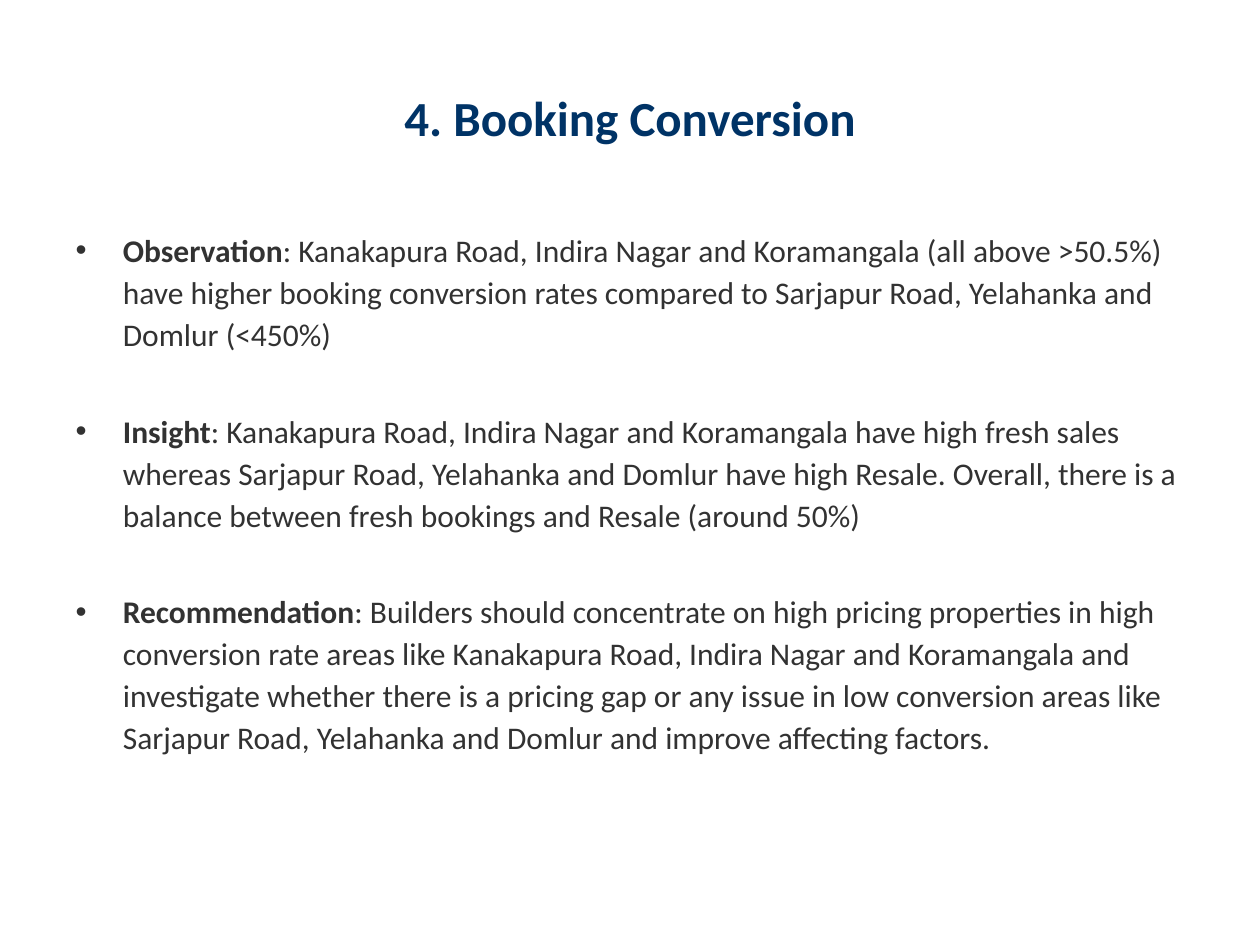
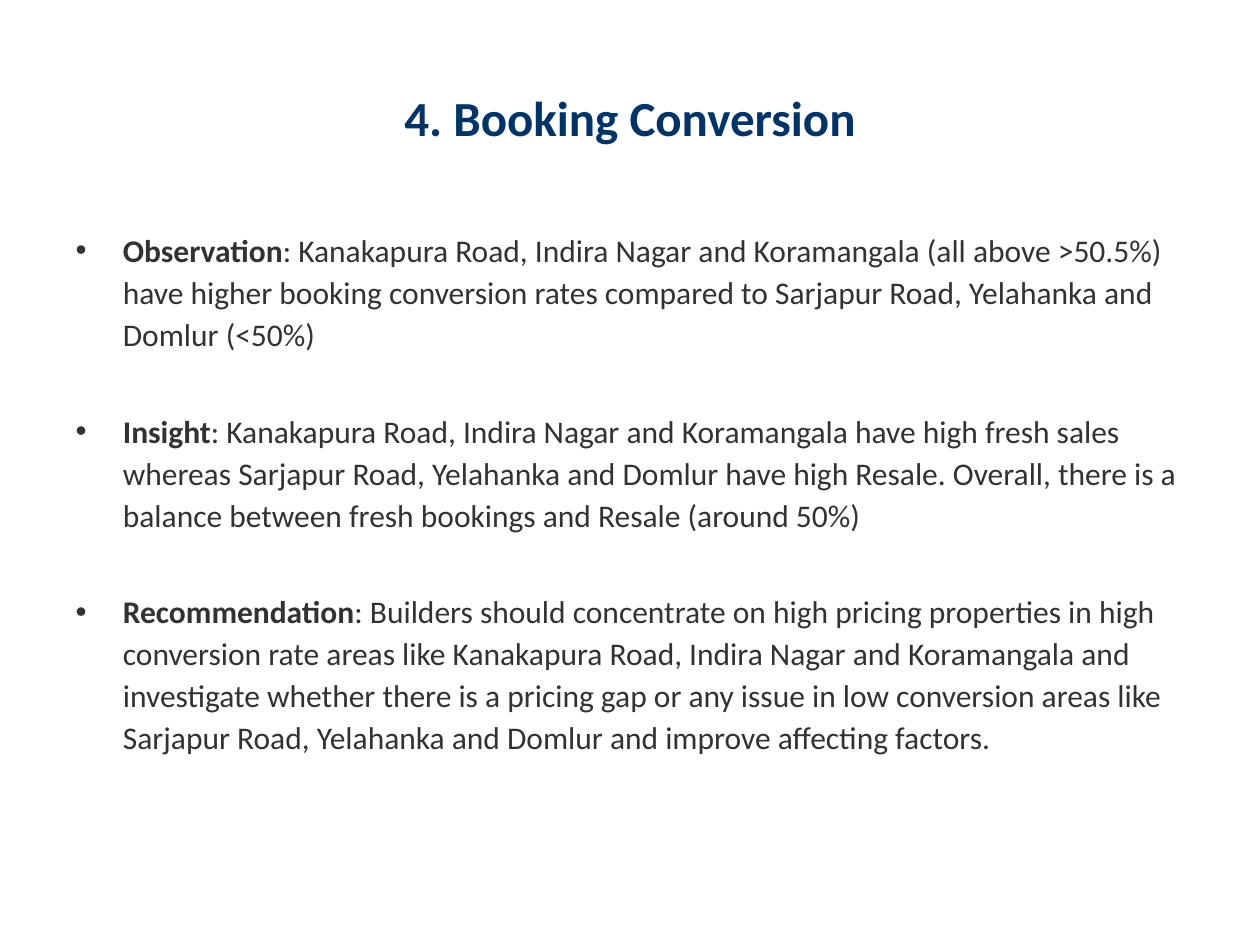
Before and after one commit to PriyaRoshini11/Luxury-Housing-Sales-Analysis-Bengaluru, a slide deck: slide 5 of Luxury_Housing_Insights.pptx. Drawn at 1260x945 pixels with LibreOffice and Linux fonts; fonts in the diff are those of the drawing. Boxes give left, top, right and bottom in pixels: in the first picture for what was removed or moved away, otherwise in the second. Text is boxed around its words. In the diff, an @@ line names an element or a change of style, - is before the commit and + after.

```diff
--- a/Luxury_Housing_Insights.pptx
+++ b/Luxury_Housing_Insights.pptx
@@ text at [123,239,1161,350]: text changed @@
-• Observation: Kanakapura Road, Indira Nagar and Koramangala (all above >50.5%) have higher booking conversion rates compared to Sarjapur Road, Yelahanka and Domlur (<450%)
+• Observation: Kanakapura Road, Indira Nagar and Koramangala (all above >50.5%) have higher booking conversion rates compared to Sarjapur Road, Yelahanka and Domlur (<50%)
```
